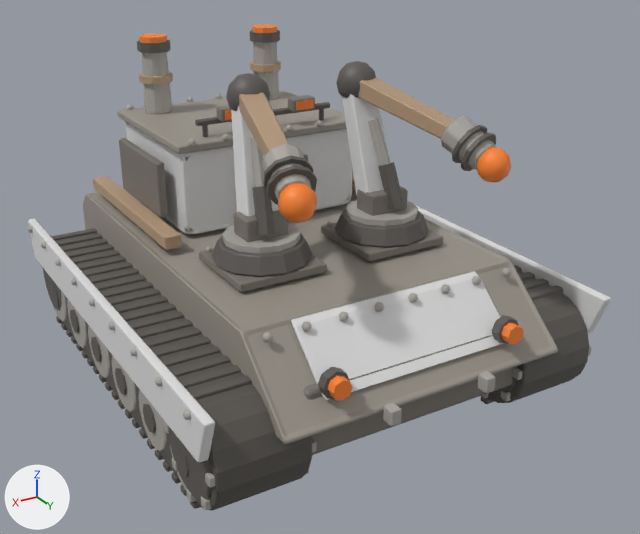
A saved change to the glTF model game/models/crucible_builder_adv.glb.
Before and after are seen from a camera (50 mm lens) standing at (1.85, 3.37, 2.08) and looking at (-0.07, 0.17, 0.48). Arrows for +X, +Y and +Z are at lower left; the lights stay in place. The older version comes first. Vertices at exactly the same position are counted once.

The scene before the commit, as lines of its bpy script (objects in view):
```python
me_body = bpy.data.meshes.new('Body')
me_body.from_pydata(...)  # 6742 vertices, 12508 faces; spans x -0.95..0.95, y -1.15..1.19, z -0.01..1.42
me_body.materials.append(mat_defaultmaterial)
ob_body = bpy.data.objects.new('Body', me_body)
ob_body.location = (0.0, 0.0, 0.0)
```
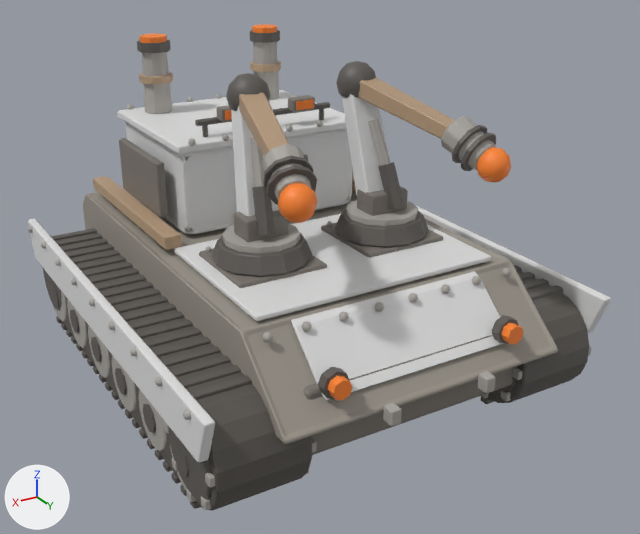
Changed parts and their boxes (x1, y1, x2, y2) in the pictures (640 x 534 px):
part 1 of me_body, added
    after: (174, 214, 491, 321)
part 2 of me_body, recoloured (grey to light grey)
    both: (117, 90, 347, 155)

What changed in the scene script:
```text
Change me_body:
    used by ob_body; location = (0.0, 0.0, 0.0)
    remove me_body.from_pydata(...)  # 6742 vertices, 12508 faces; spans x -0.95..0.95, y -1.15..1.19, z -0.01..1.42
    add me_body.from_pydata(...)  # 6766 vertices, 12552 faces; spans x -0.95..0.95, y -1.15..1.19, z -0.01..1.42
    me_body part 1: the loose piece of 24 vertices spanning x -0.5..-0.1, y 0.12..0.52, z 0.62..0.66 is copied, and the copy is scaled about its middle by (2.85, 1.98, 0.52), then moved by (0.3, 0.06, -0.01); it spans x -0.56..0.56, y -0.01..0.77, z 0.62..0.64
    me_body part 2: 44 kept faces spanning x -0.47..0.47, y -0.89..-0.11, z 1.01..1.05 get new vertex colours; the middle colour goes from grey #9b958b to light grey #e1e1e1
```
